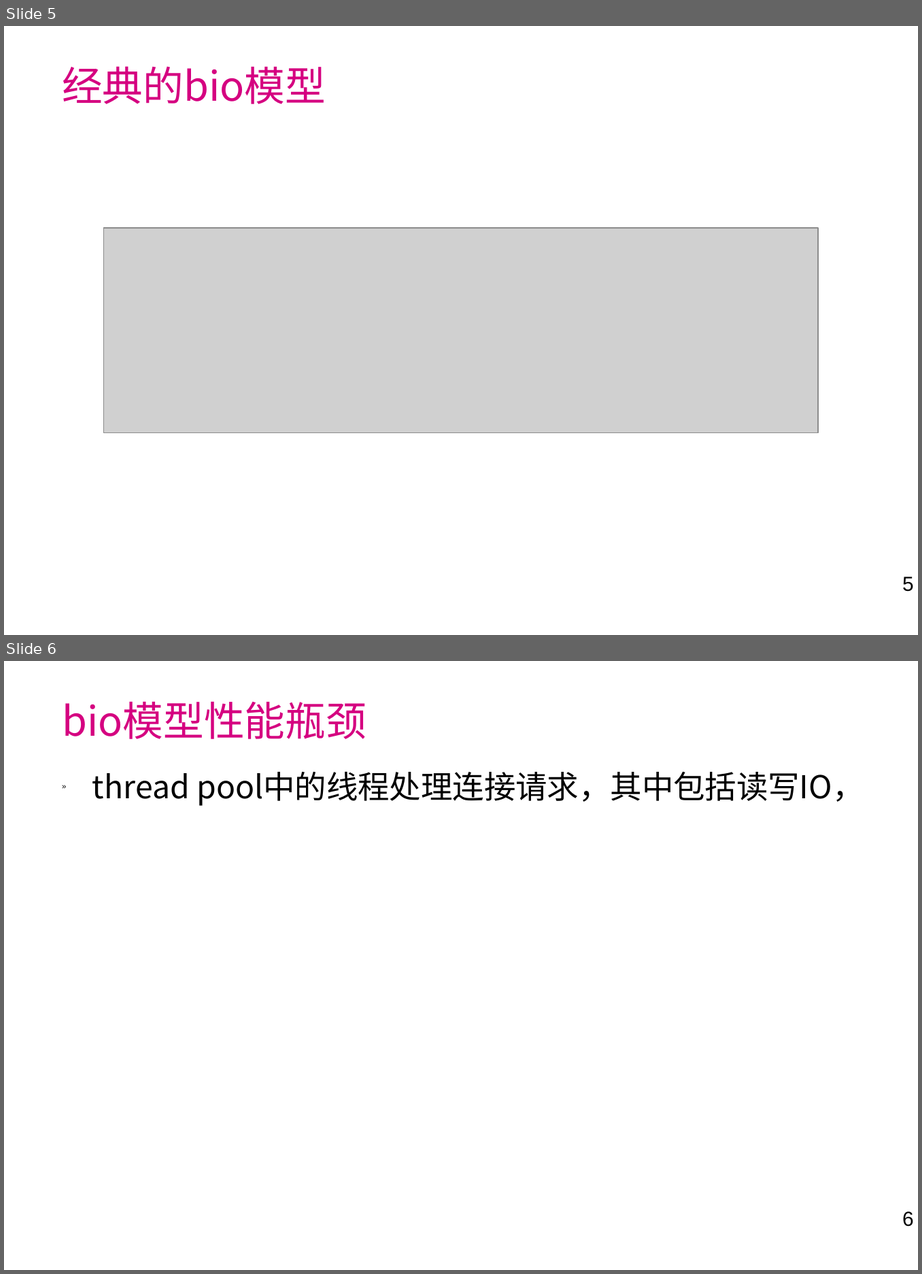
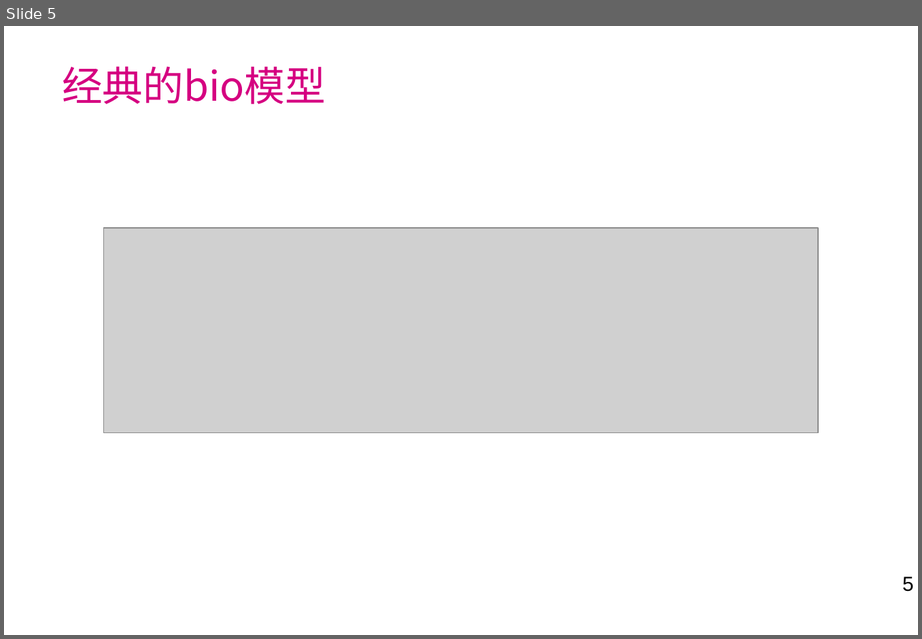
Before and after one commit to laienliang/netty-demo, a slide deck: doc/netty学习分享.ppt. Shown one above the other, each under a label of ours: slides 5 and 6 before the commit, slide 5 after it. The pictures are 922x1274 and 922x639 pixels, drawn with LibreOffice and Linux fonts; fonts in the diff are those of the drawing; grey boxes stand for pictures; background and template pictures are left out. Boxes give left, top, right and bottom in pixels: in the first picture for what was removed or moved away, otherwise in the second. Text is boxed around its words. In the diff, an @@ line names an element or a change of style, - is before the commit and + after.

```diff
--- a/doc/netty学习分享.ppt
+++ b/doc/netty学习分享.ppt
@@ slide 6 removed at (4,661,918,1270), background picture (left out); not listed: 1 template element that a slide beside it also shows @@
@@ title removed at (62,701,366,739) @@
-bio模型性能瓶颈
@@ text removed at (92,772,864,806) @@
-» thread pool中的线程处理连接请求，其中包括读写IO，
```
Also in this commit, not shown: 16 slides added, 32 other slides removed, 27 other files.
